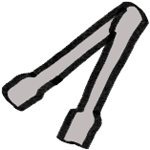
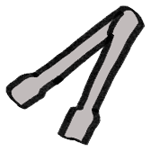
Layer changes from the first w=150, h=150 image to the second:
painted on "レイヤー 6" over [1, 1, 149, 150]
